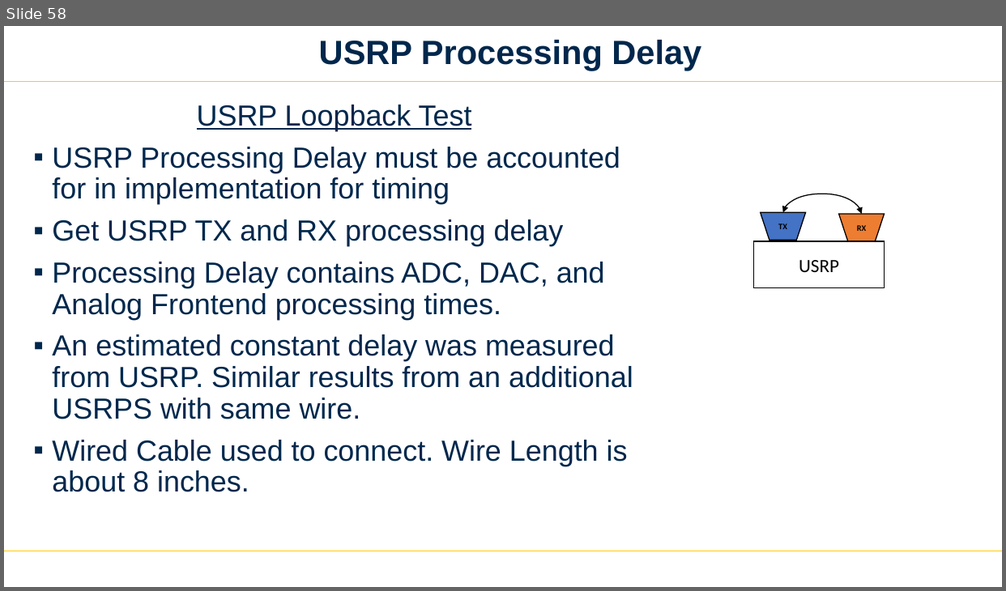
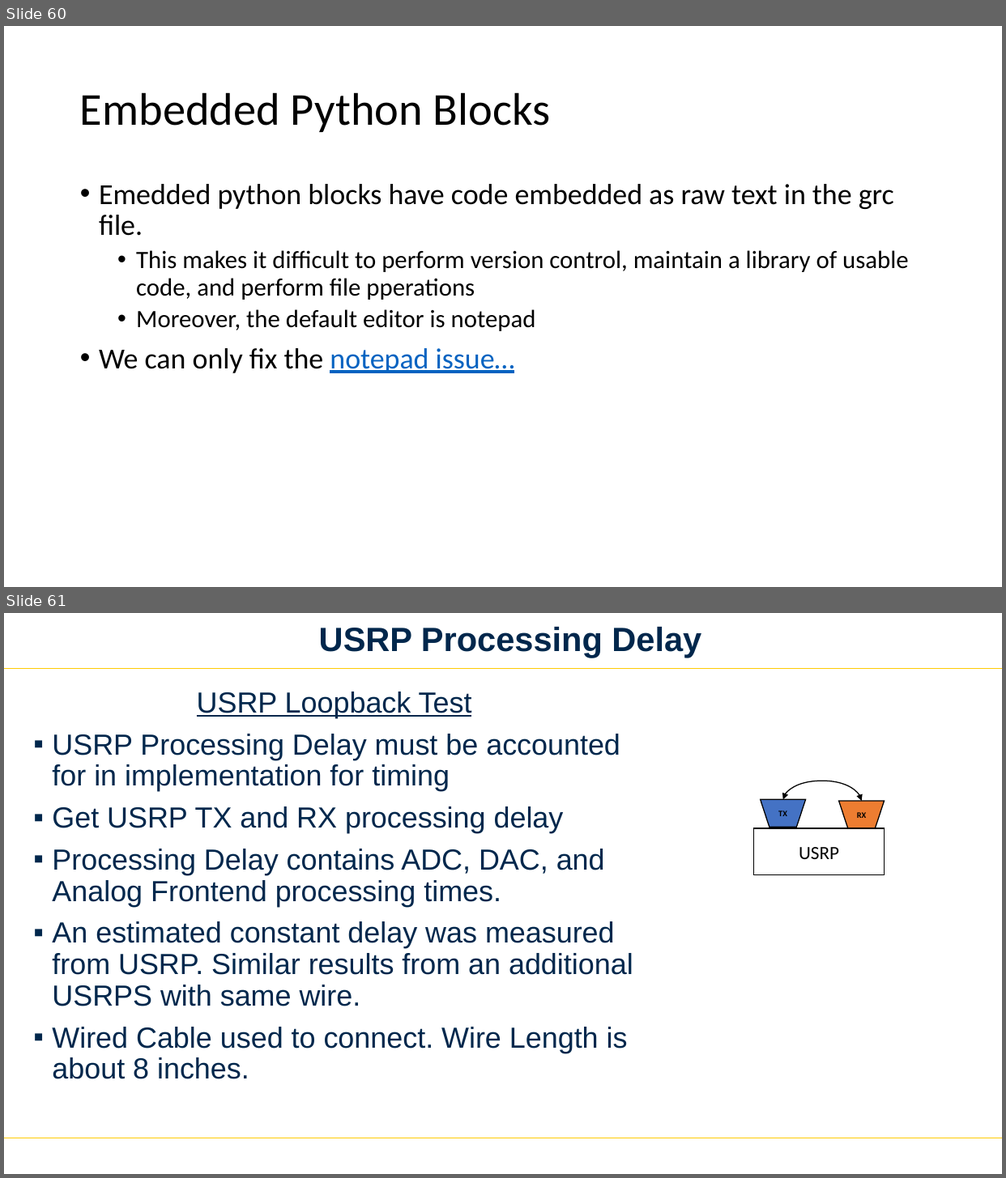
Before and after one commit to Wangstonn/ww_uhd, a slide deck: docs/how-to-usrp.pptx. Shown one above the other, each under a label of ours: slide 58 before the commit, slides 60 and 61 after it. The pictures are 1006x591 and 1006x1178 pixels, drawn with LibreOffice and Linux fonts; fonts in the diff are those of the drawing. Boxes give left, top, right and bottom in pixels: in the first picture for what was removed or moved away, otherwise in the second. Text is boxed around its words. In the diff, an @@ line names an element or a change of style, - is before the commit and + after.

Commit message:
Final GNU commit
I created the interferer by creating a grc flowgraph in gnu radio,
generating the pythong code, then saving the pythong code to a separate
folder and then manually modifying it to incorporate socket
functionality. There were multiple steps. First, I calibrated the
received vs transmitted power using constant waveform transmission
through the channel. Then, I moved on to incorporate awgn/ble packets as
well as lognorm variance, GRC verficiation contains the calibration
results. I then obtianed results and plotted them in
host/osla_host/matlab. This is where my final plaintext results are. I also generated plots and saved their results as
well.

```diff
--- a/docs/how-to-usrp.pptx
+++ b/docs/how-to-usrp.pptx
@@ slide 60 added at (4,26,1002,587), background #FFFFFF @@
@@ title added at (80,92,550,132), 44 pt, text #000000 @@
+Embedded Python Blocks
@@ text added at (99,184,908,373), 24 pt, text #000000 @@
+• Emedded python blocks have code embedded as raw text in the grc file.
+  • This makes it difficult to perform version control, maintain a library of usable code, and perform file pperations
+  • Moreover, the default editor is notepad
+• We can only fix the notepad issue…
@@ what was slide 58 is now slide 61 @@
```
Also in this commit, not shown: 2 other slides added, 34 other files.
